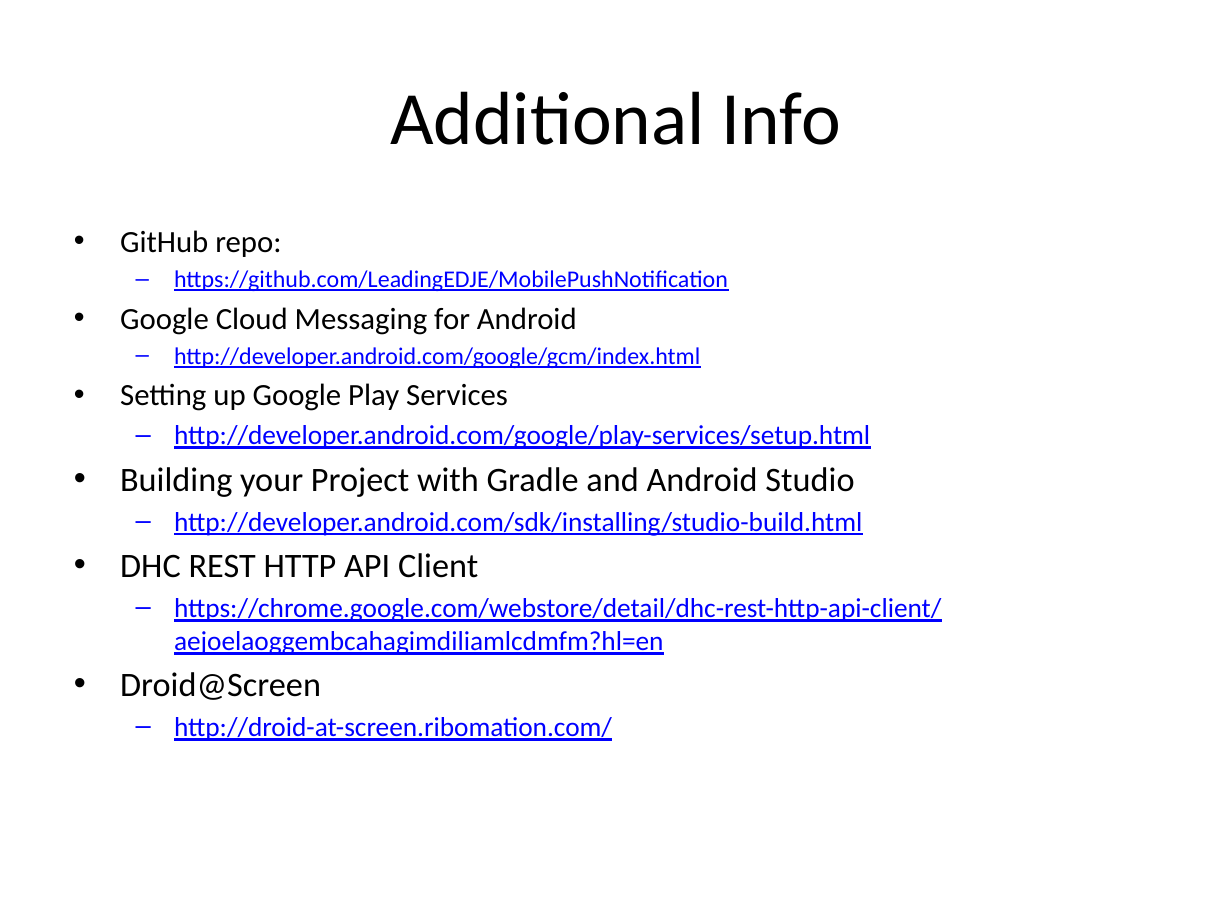
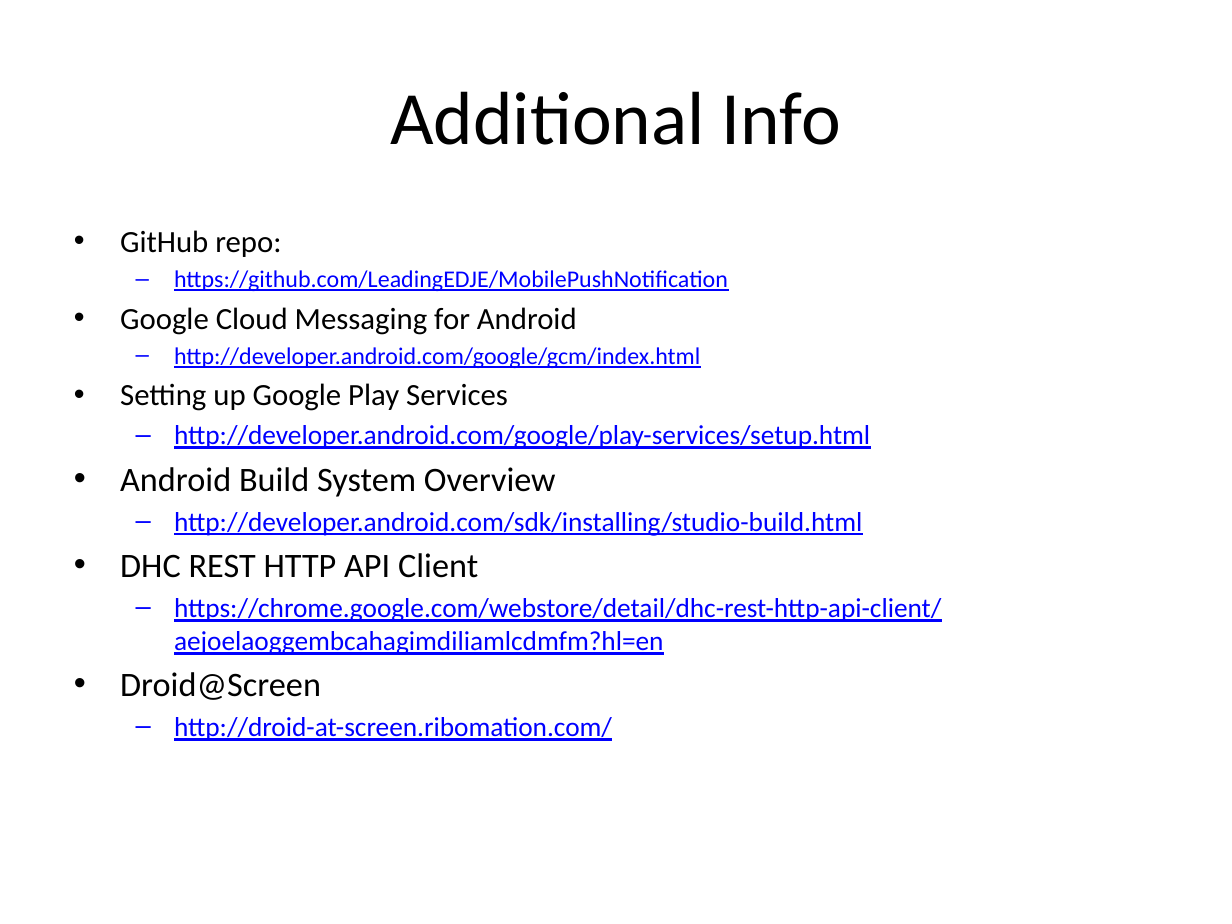
Before and after one commit to LeadingEDJE/MobilePushNotification, a slide deck: slide 22 of Implementing Push Notification in Android.pptx. Drawn at 1232x924 pixels with LibreOffice and Linux fonts; fonts in the diff are those of the drawing; background and template pictures are left out. Boxes give left, top, right and bottom in pixels: in the first picture for what was removed or moved away, otherwise in the second. Text is boxed around its words. In the diff, an @@ line names an element or a change of style, - is before the commit and + after.

```diff
--- a/Implementing Push Notification in Android.pptx
+++ b/Implementing Push Notification in Android.pptx
@@ text at (120,467,556,497): text changed @@
-• Building your Project with Gradle and Android Studio
+• Android Build System Overview
```
Also in this commit, not shown: 9 other slides changed, 2 slides added, 2 slides removed.
